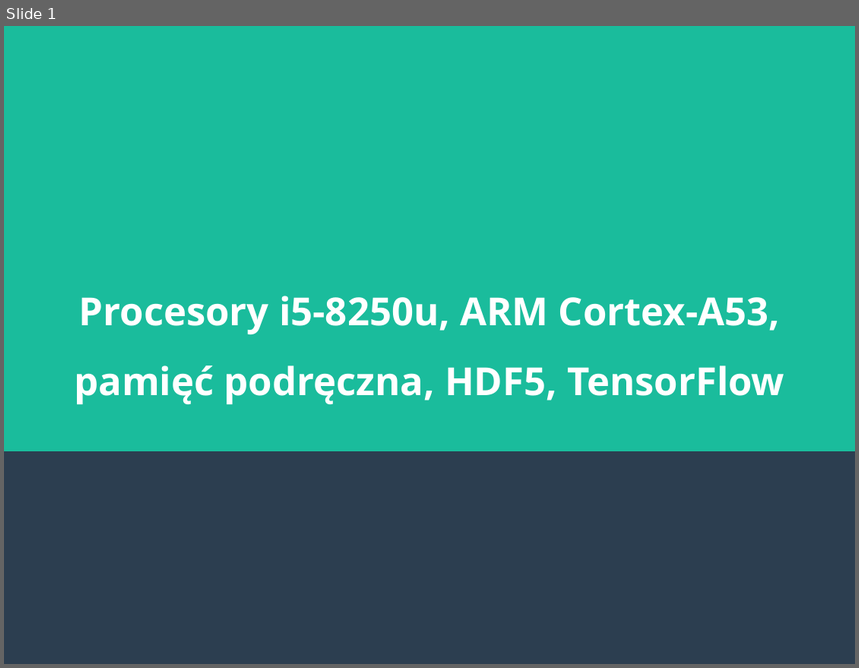
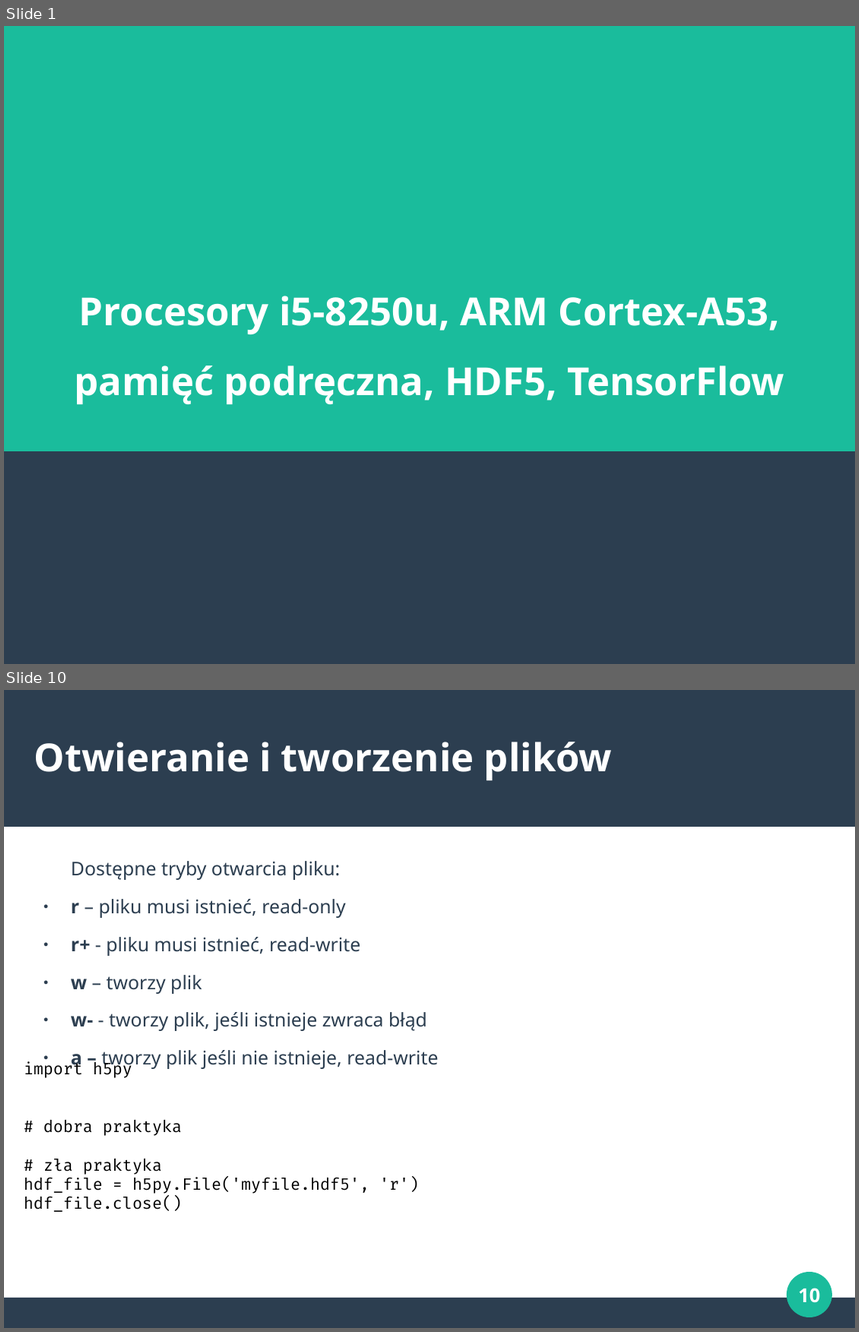
Before and after one commit to marcinbedcyc/seminarium, a slide deck: prezentacje/hdf5.odp. Shown one above the other, each under a label of ours: slide 1 before the commit, slides 1 and 10 after it; the slides between them are not shown. The pictures are 859x668 and 859x1332 pixels, drawn with LibreOffice and Linux fonts; fonts in the diff are those of the drawing. Boxes give left, top, right and bottom in pixels: in the first picture for what was removed or moved away, otherwise in the second. Text is boxed around its words. In the diff, an @@ line names an element or a change of style, - is before the commit and + after.

```diff
--- a/prezentacje/hdf5.odp
+++ b/prezentacje/hdf5.odp
@@ slide 10 added at (4, 690, 855, 1328), background #FFFFFF @@
@@ rectangle added at (4, 690, 855, 827), fill #2C3E50 @@
@@ title added at (34, 742, 613, 780), 36 pt, text #FFFFFF, bold @@
+Otwieranie i tworzenie plików
@@ text added at (71, 861, 438, 1069), 17.6 pt, text #2C3E50 @@
+Dostępne tryby otwarcia pliku:
+● r – pliku musi istnieć, read-only
+● r+ - pliku musi istnieć, read-write
+● w – tworzy plik
+● w- - tworzy plik, jeśli istnieje zwraca błąd
+● a – tworzy plik jeśli nie istnieje, read-write
@@ text added at (24, 1062, 419, 1212), 15 pt, text #000000 @@
+import h5py
+# dobra praktyka
+# zła praktyka
+hdf_file = h5py.File('myfile.hdf5', 'r')
+hdf_file.close()
@@ ellipse added at (788, 1272, 833, 1318), fill #1ABC9C @@
@@ rectangle added at (4, 1298, 855, 1328), fill #2C3E50 @@
@@ page number added at (798, 1288, 820, 1303), 18 pt, text #FFFFFF, bold @@
+10
```
Also in this commit, not shown: 3 slides changed, 15 other slides added, 1 slide removed, 2 other files.
